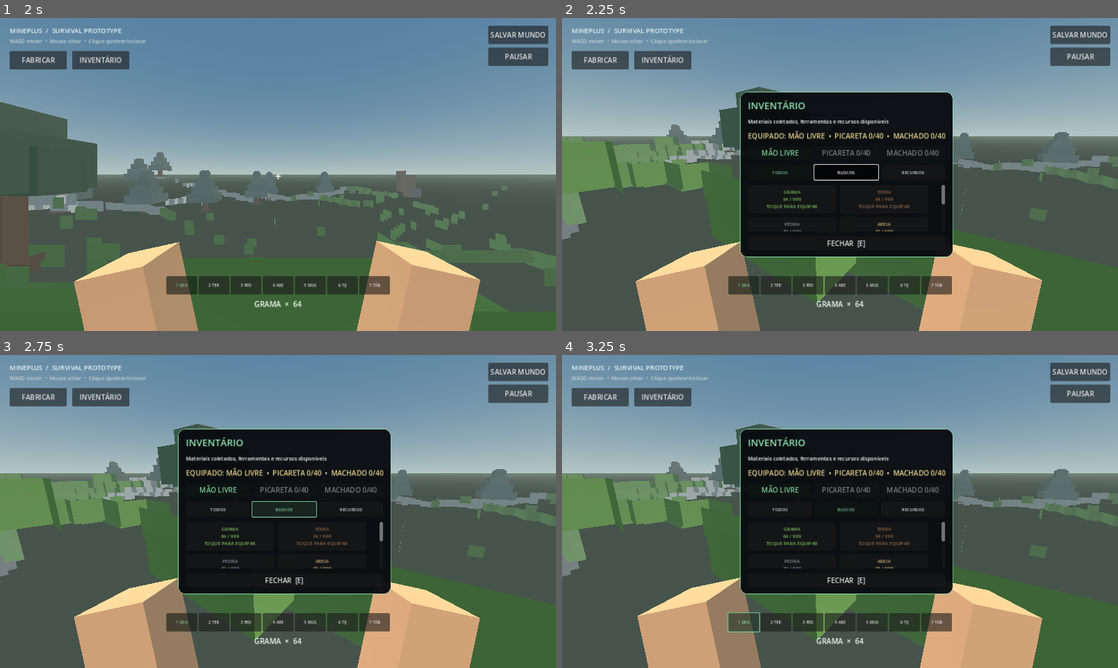
Above: before the commit, frames 1-4 (two rows, left to right).
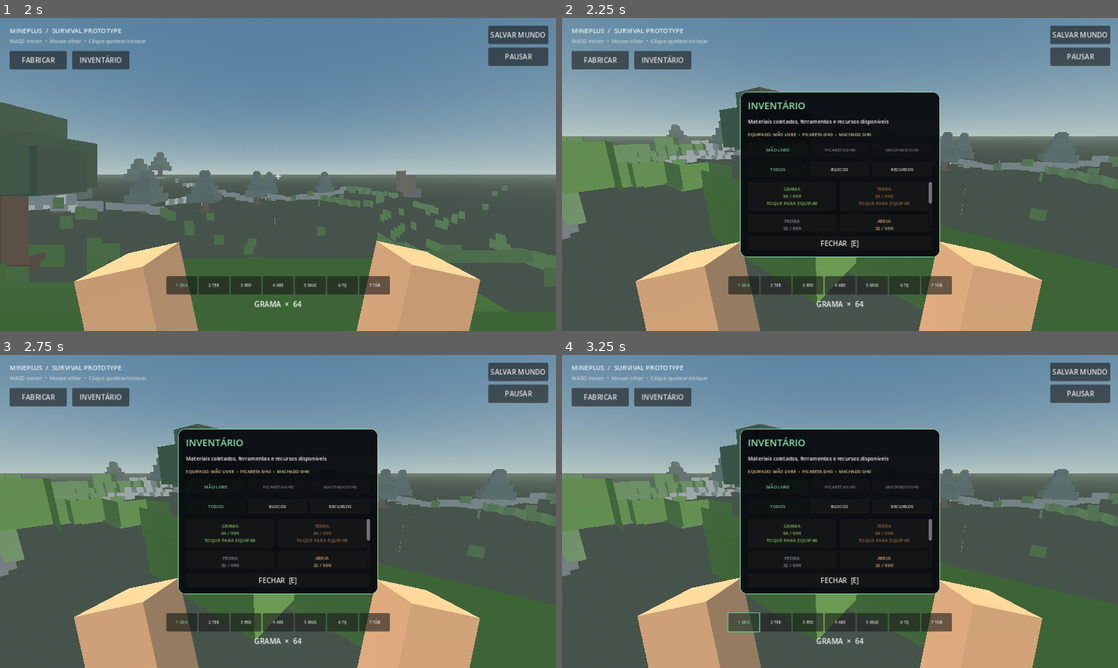
Above: after the commit, the same moments.

Repository: theolauria26-gif/MINEPLUS-PS4
Game: Godot game, scene res://scenes/main_menu.tscn
Two runs of this game, one before a commit and one after it. Both use one fixed random seed, a clock stepped at 60 frames per second and the inputs below.
Inputs (mouse positions are in pixels of both pictures, inside the frame that each line leads up to):
- Up to frame 1 (2 s): click "JOGAR" at 0.5 s; click "CRIAR MUNDO" at 1.25 s
- Up to frame 2 (2.25 s): tap Enter at 2 s; move the mouse to (867, 174) at 2.02 s; hold W (move_forward) from 2.03 s (still down); tap E at 2.1 s; click (867, 174) at 2.17 s
- Up to frame 3 (2.75 s): keep holding W (move_forward); tap Space (jump) at 2.27 s
- Up to frame 4 (3.25 s): release W (move_forward) at 2.75 s; click "1 GRA" at 2.75 s

Frame 1 is identical in both runs. In frame 2, 3.1% of the frame differs, in the area x 33-71%, y 23-77%; in frame 3, 3.2%; in frame 4, 3.1%.

Commit message:
Fit equipment controls on narrow inventory panels

Diff:
--- a/scripts/world.gd
+++ b/scripts/world.gd
@@ -471,19 +471,28 @@
 	inventory_tool_label = Label.new()
 	inventory_tool_label.text = "PICARETA %d/40  •  MACHADO %d/40" % [pickaxe_durability, axe_durability]
 	inventory_tool_label.add_theme_color_override("font_color", Color("#e9d28b"))
+	inventory_tool_label.add_theme_font_size_override("font_size", 10)
+	inventory_tool_label.autowrap_mode = TextServer.AUTOWRAP_WORD_SMART
+	inventory_tool_label.size_flags_horizontal = Control.SIZE_EXPAND_FILL
 	stack.add_child(inventory_tool_label)
 	var tool_row := HBoxContainer.new()
 	tool_row.add_theme_constant_override("separation", 5)
 	inventory_hand_button = Button.new()
 	inventory_hand_button.text = "MÃO LIVRE"
+	inventory_hand_button.add_theme_font_size_override("font_size", 10)
+	inventory_hand_button.custom_minimum_size.y = 32
 	inventory_hand_button.size_flags_horizontal = Control.SIZE_EXPAND_FILL
 	inventory_hand_button.pressed.connect(_set_selected_tool.bind(MineplusEquipment.TOOL_NONE))
 	tool_row.add_child(inventory_hand_button)
 	inventory_pickaxe_button = Button.new()
+	inventory_pickaxe_button.add_theme_font_size_override("font_size", 10)
+	inventory_pickaxe_button.custom_minimum_size.y = 32
 	inventory_pickaxe_button.size_flags_horizontal = Control.SIZE_EXPAND_FILL
 	inventory_pickaxe_button.pressed.connect(_set_selected_tool.bind(MineplusEquipment.TOOL_PICKAXE))
 	tool_row.add_child(inventory_pickaxe_button)
 	inventory_axe_button = Button.new()
+	inventory_axe_button.add_theme_font_size_override("font_size", 10)
+	inventory_axe_button.custom_minimum_size.y = 32
 	inventory_axe_button.size_flags_horizontal = Control.SIZE_EXPAND_FILL
 	inventory_axe_button.pressed.connect(_set_selected_tool.bind(MineplusEquipment.TOOL_AXE))
 	tool_row.add_child(inventory_axe_button)
